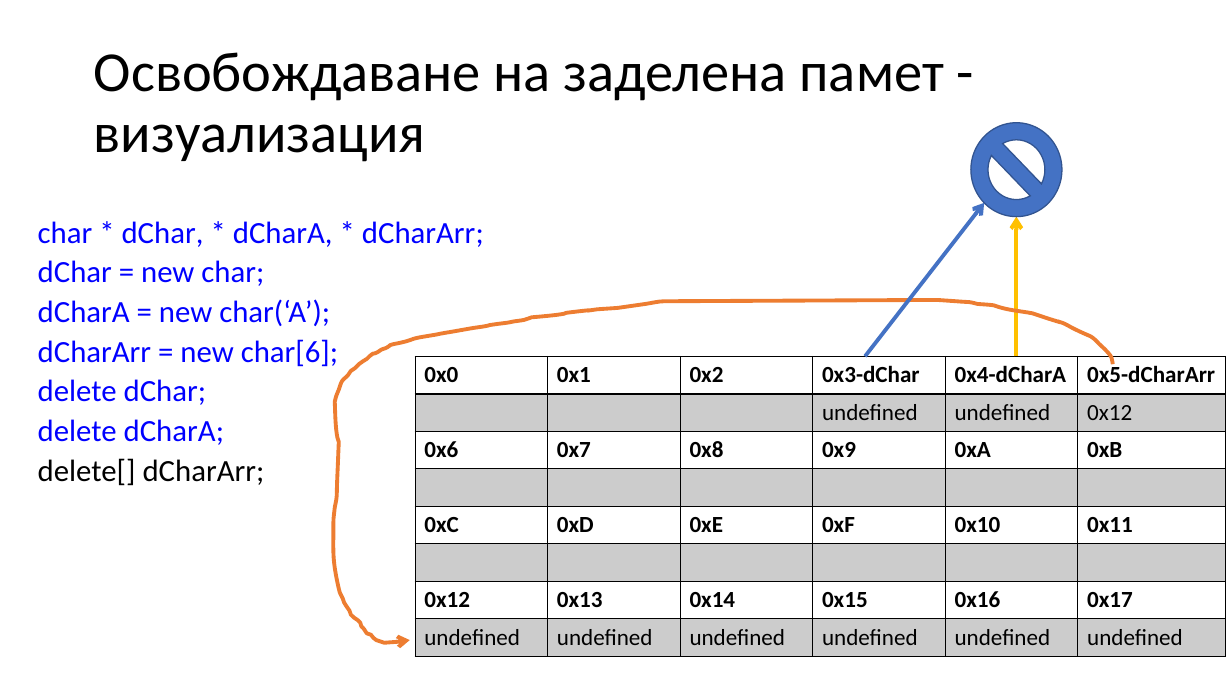
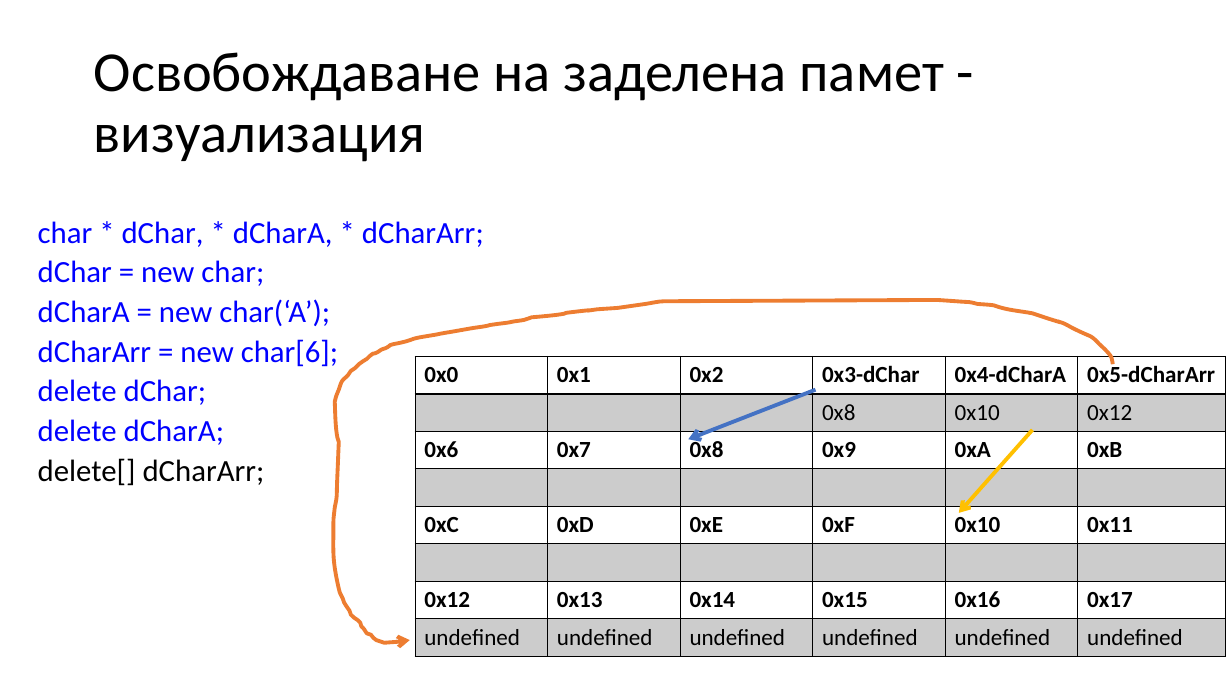
Before and after one commit to Mapmo/Uni-CPP, a slide deck: slide 33 of Introducing To Programming Materials/Consultation 3/Consultation3.pptx. Drawn at 1232x693 pixels with LibreOffice and Linux fonts; fonts in the diff are those of the drawing. Boxes give left, top, right and bottom in pixels: in the first picture for what was removed or moved away, otherwise in the second. Text is boxed around its words. In the diff, an @@ line names an element or a change of style, - is before the commit and + after.

```diff
--- a/Introducing To Programming Materials/Consultation 3/Consultation3.pptx
+++ b/Introducing To Programming Materials/Consultation 3/Consultation3.pptx
@@ no-entry sign removed at <box>971,123,1063,217</box> @@
@@ arrow removed from (865, 357) to (984, 203) @@
@@ table at <box>415,357,1223,656</box> @@
-row 2, column 4: undefined
+row 2, column 4: 0x8
-row 2, column 5: undefined
+row 2, column 5: 0x10
@@ arrow added from (816, 390) to (689, 439), #4472C4 3 pt @@
@@ arrow moved from (1017, 357) - (1017, 216) to (1032, 430) - (959, 513) @@
```
Also in this commit, not shown: 19 other slides changed, 3 slides added, 2 other files.
